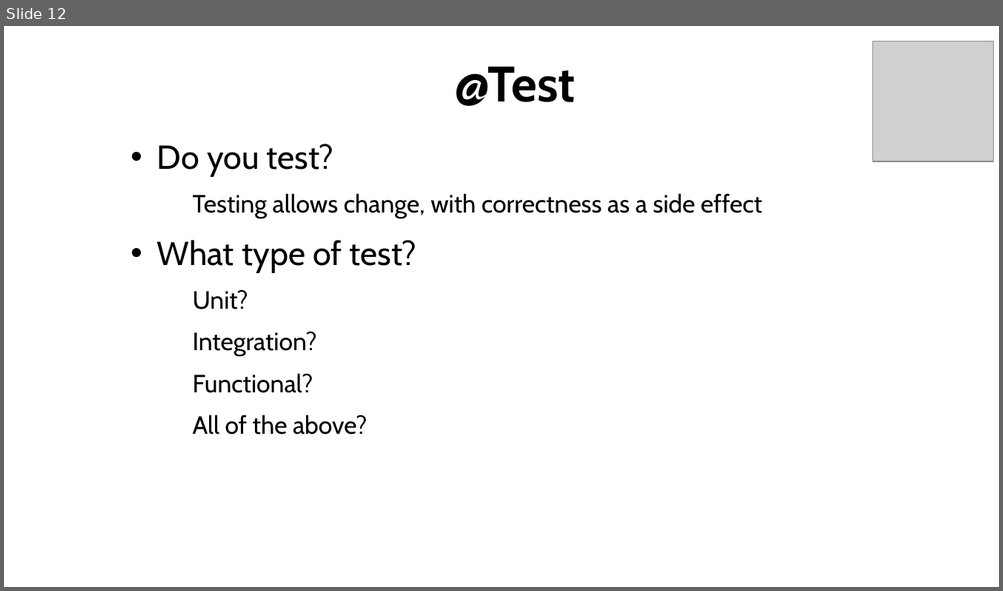
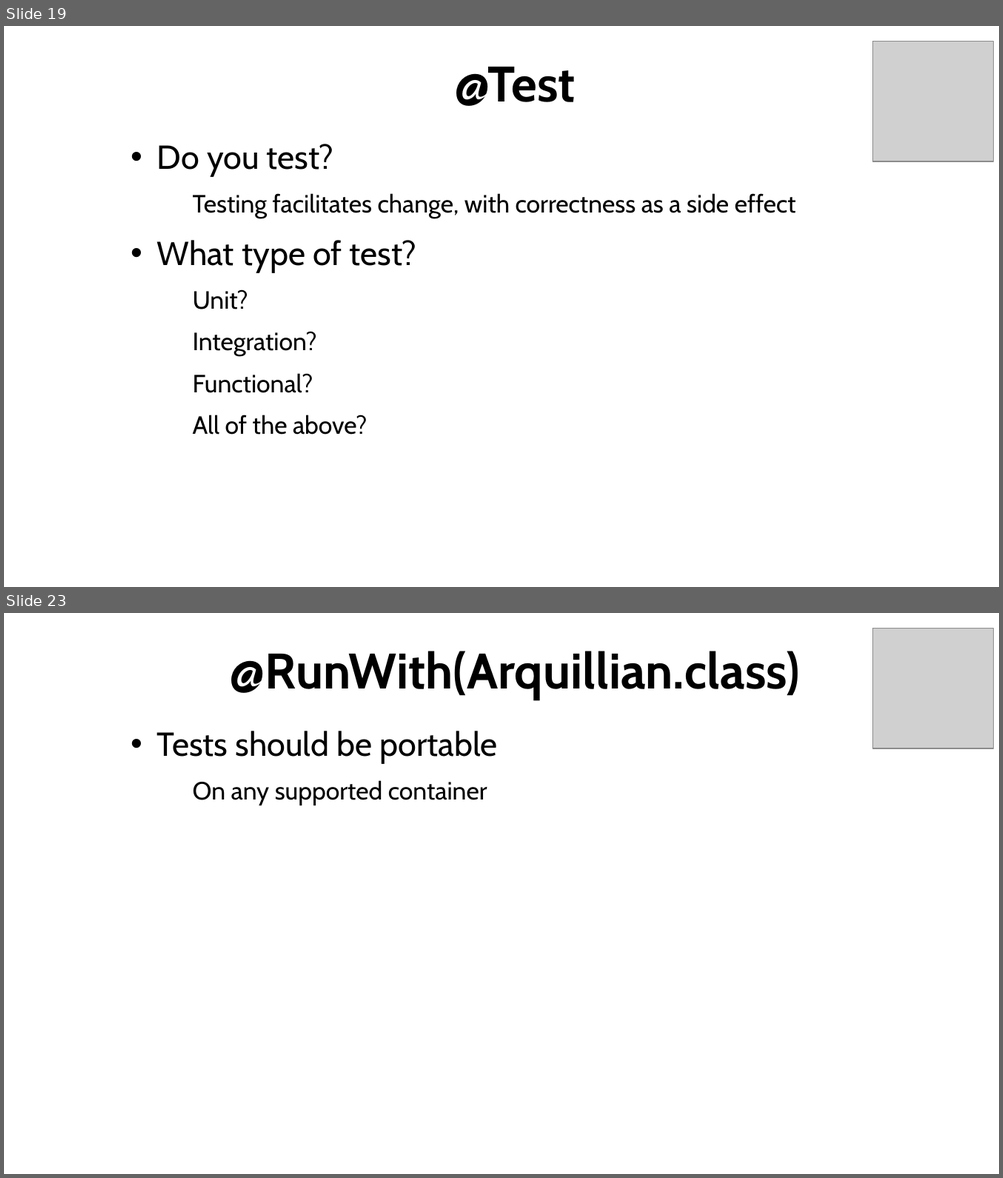
Before and after one commit to AndyGee/arquillian-demo, a slide deck: Apache_TomEE_Arquillian.odp. Shown one above the other, each under a label of ours: slide 12 before the commit, slides 19 and 23 after it; the slides between them are not shown. The pictures are 1003x591 and 1003x1178 pixels, drawn with LibreOffice and Linux fonts; fonts in the diff are those of the drawing; grey boxes stand for pictures; background and template pictures are left out. Boxes give left, top, right and bottom in pixels: in the first picture for what was removed or moved away, otherwise in the second. Text is boxed around its words. In the diff, an @@ line names an element or a change of style, - is before the commit and + after.

Commit message:
Tests

```diff
--- a/Apache_TomEE_Arquillian.odp
+++ b/Apache_TomEE_Arquillian.odp
@@ slide 23 added at bbox=[4, 613, 999, 1174], background picture (left out) @@
@@ picture added at bbox=[873, 629, 993, 749] @@
@@ title added at bbox=[230, 651, 800, 700], 48 pt, text #000000, bold @@
+@RunWith(Arquillian.class)
@@ text added at bbox=[157, 731, 497, 805], 24 pt, text #000000 @@
+• Tests should be portable
+  − On any supported container
@@ text added at bbox=[111, 1141, 441, 1164], 12 pt, text #FFFFFF @@
+@AndyGeeDe | #TomEE
@@ what was slide 12 is now slide 19 @@
@@ slide 19 changed as well @@
@@ text at bbox=[193, 193, 796, 218]: text changed @@
-  − Testing allows change, with correctness as a side effect
+  − Testing facilitates change, with correctness as a side effect
```
Also in this commit, not shown: 3 other slides changed, 22 other slides added, 6 other files.
